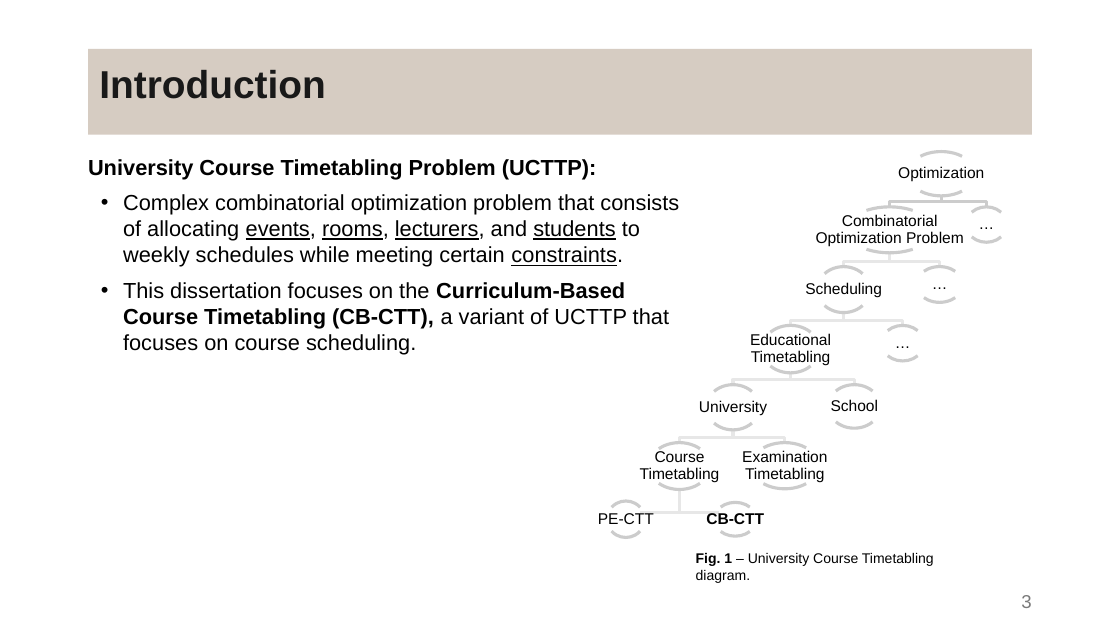
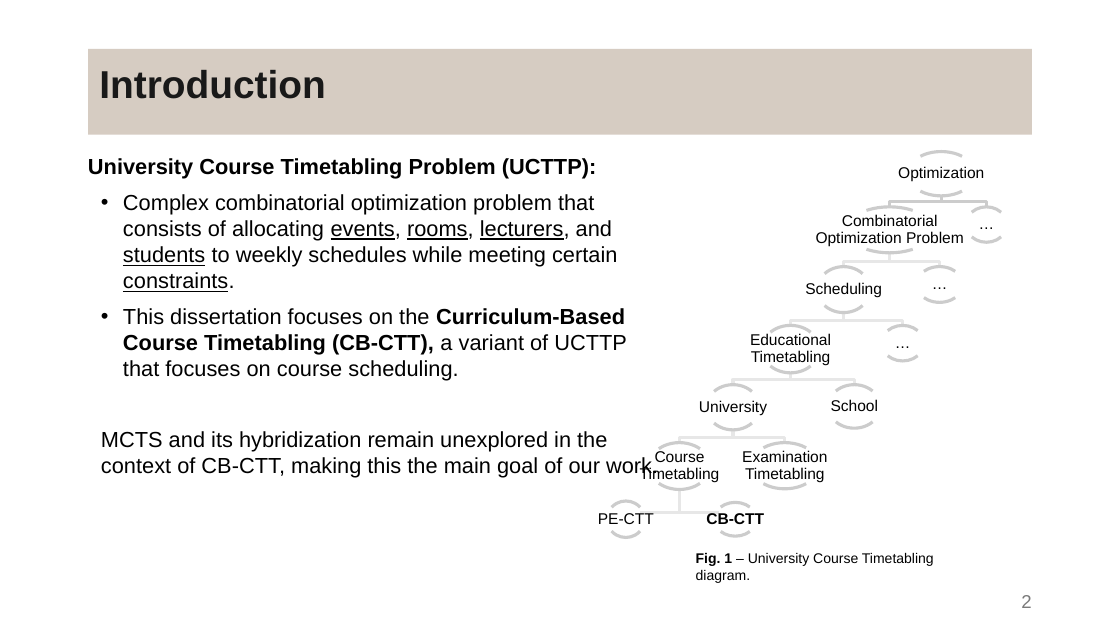
Before and after one commit to DanielaTomas/FCUP-SCHEDULE, a slide deck: slide 2 of Docs/Presentation.pptx (slide 3 before the commit). Drawn at 1120x630 pixels with LibreOffice and Linux fonts; fonts in the diff are those of the drawing. Boxes give left, top, right and bottom in pixels: in the first picture for what was removed or moved away, otherwise in the second. Text is boxed around its words. In the diff, an @@ line names an element or a change of style, - is before the commit and + after.

```diff
--- a/Docs/Presentation.pptx
+++ b/Docs/Presentation.pptx
@@ text at (x1=101, y1=431, x2=658, y2=478): paragraph added @@
+MCTS and its hybridization remain unexplored in the context of CB-CTT, making this the main goal of our work.
@@ page number at (x1=1021, y1=595, x2=1031, y2=608): text changed @@
-3
+2
```
Also in this commit, not shown: 9 other slides changed, 2 slides added, 3 slides removed.
